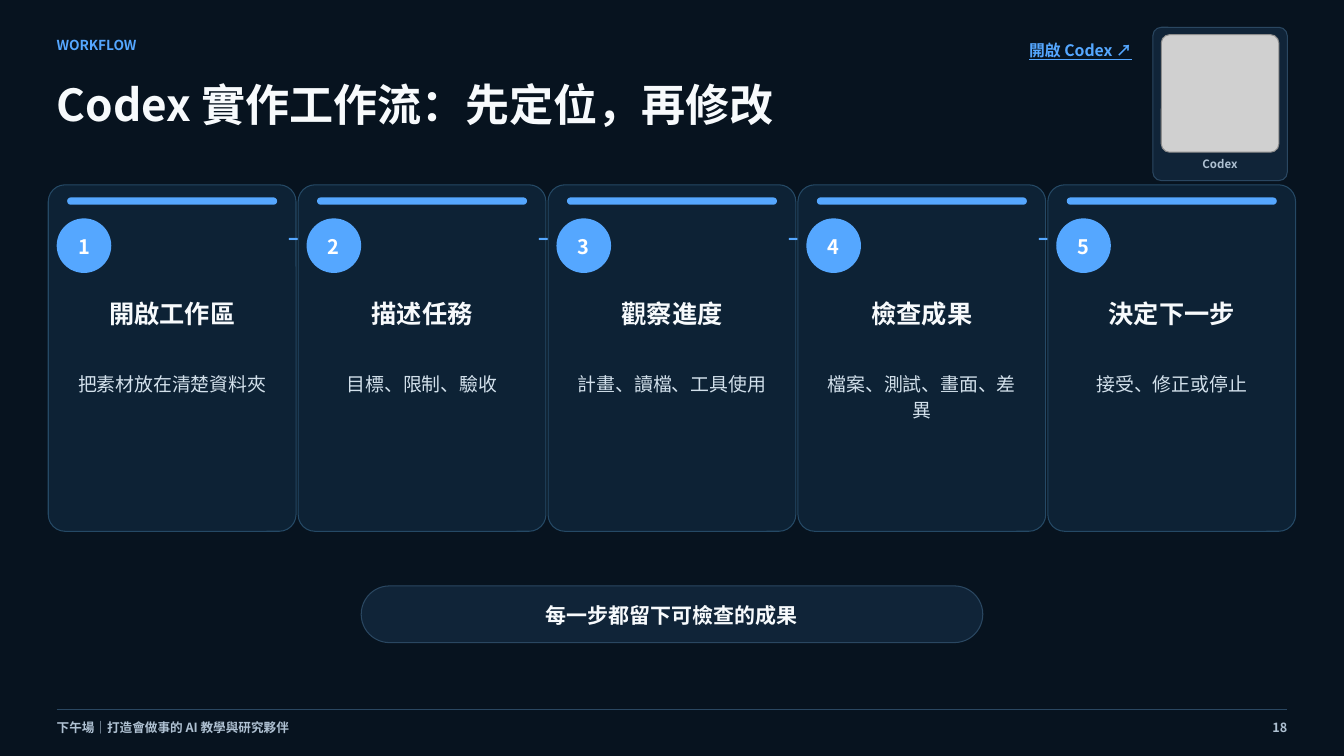
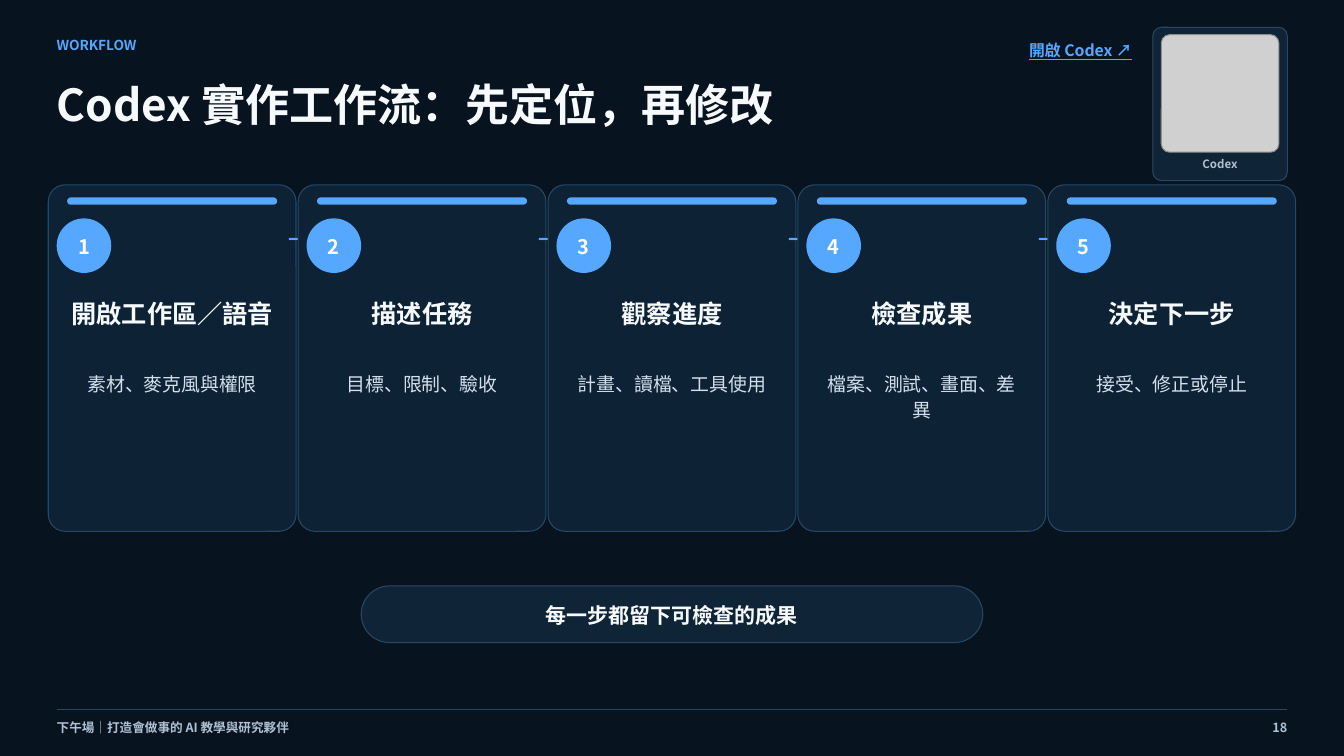
Before and after one commit to cagoooo/ncu-ai-agent-workshop-20260826, a slide deck: slide 18 of 01_簡報/下午場_打造會做事的AI教學與研究夥伴_資料分析實戰_20260826.pptx. Drawn at 1344x756 pixels with LibreOffice and Linux fonts; fonts in the diff are those of the drawing; grey boxes stand for pictures. Boxes give left, top, right and bottom in pixels: in the first picture for what was removed or moved away, otherwise in the second. Text is boxed around its words. In the diff, an @@ line names an element or a change of style, - is before the commit and + after.

Commit message:
🎙️ 加入 ChatGPT Codex 原生語音模式

```diff
--- a/01_簡報/下午場_打造會做事的AI教學與研究夥伴_資料分析實戰_20260826.pptx
+++ b/01_簡報/下午場_打造會做事的AI教學與研究夥伴_資料分析實戰_20260826.pptx
@@ text at (71,301,273,326): text changed @@
-開啟工作區
+開啟工作區／語音
@@ text at (88,375,257,393): text changed @@
-把素材放在清楚資料夾
+素材、麥克風與權限
```
Also in this commit, not shown: 1 other slide changed, 31 other files.
